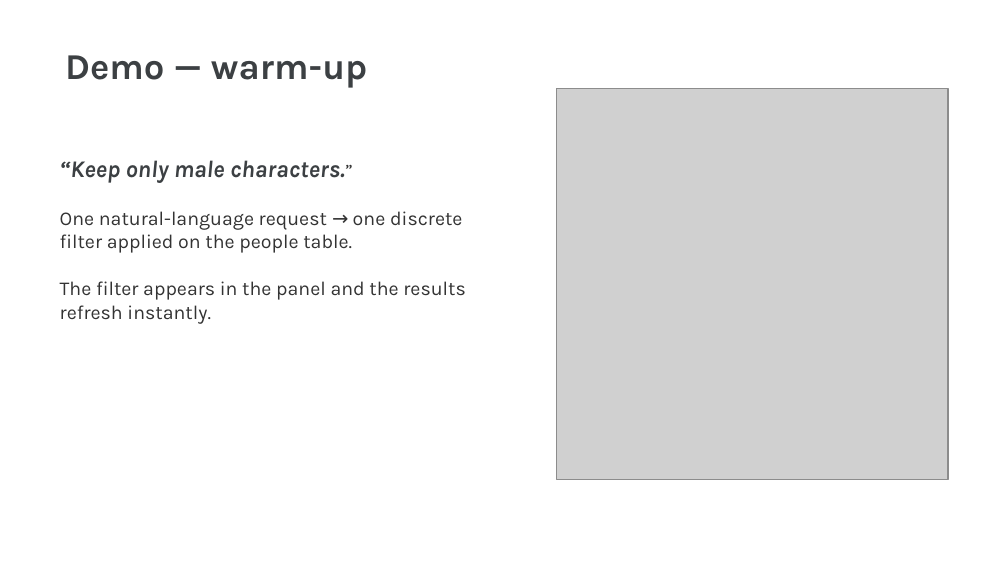
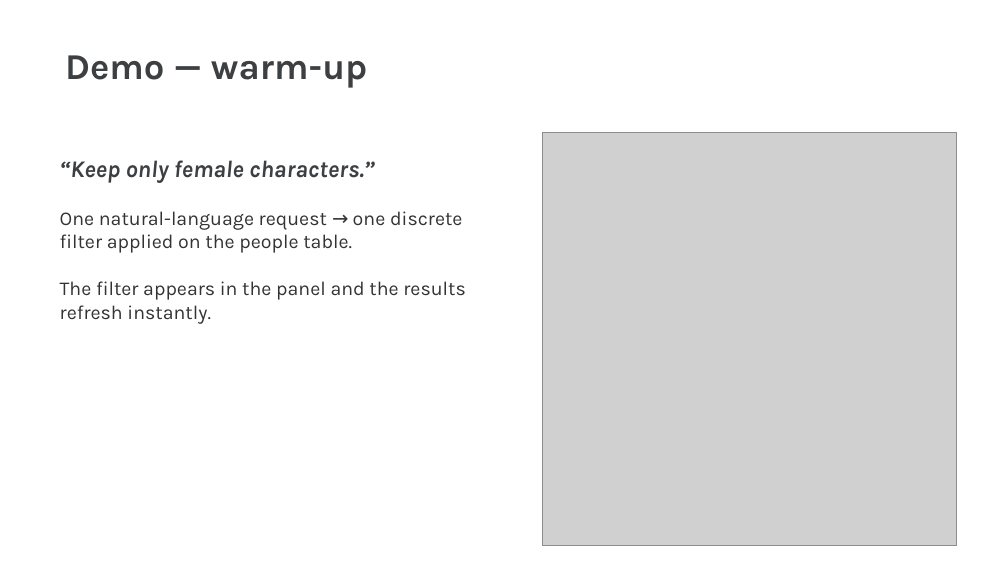
Before and after one commit to r-world-devs/shinyCohortBuilder, a slide deck: slide 4 of tutorials/User!2026.pptx. Drawn at 1008x567 pixels with LibreOffice and Linux fonts; fonts in the diff are those of the drawing; grey boxes stand for pictures. Boxes give left, top, right and bottom in pixels: in the first picture for what was removed or moved away, otherwise in the second. Text is boxed around its words. In the diff, an @@ line names an element or a change of style, - is before the commit and + after.

```diff
--- a/tutorials/User!2026.pptx
+++ b/tutorials/User!2026.pptx
@@ picture: place and size @@
-picture at <box>556,88,948,479</box>
+picture at <box>543,132,957,545</box>
@@ text at <box>60,160,374,183</box>: text changed @@
-“Keep only male characters.”
+“Keep only female characters.”
```
Also in this commit, not shown: 3 other slides changed, 3 slides added, 1 slide removed, 3 other files.
